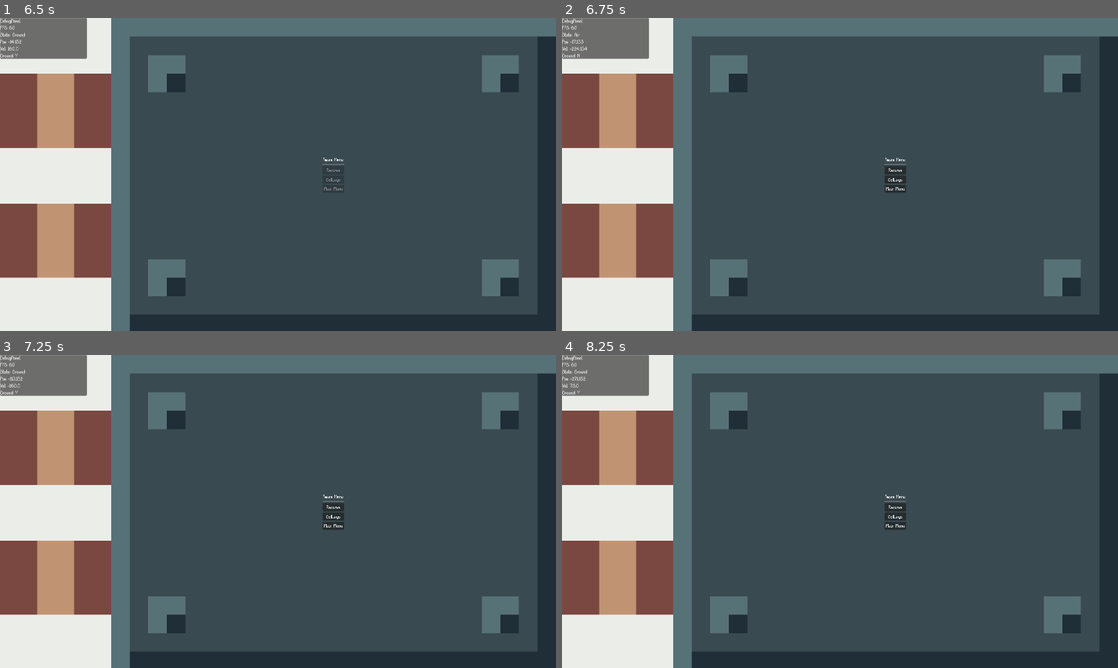
Above: before the commit, frames 1-4 (two rows, left to right).
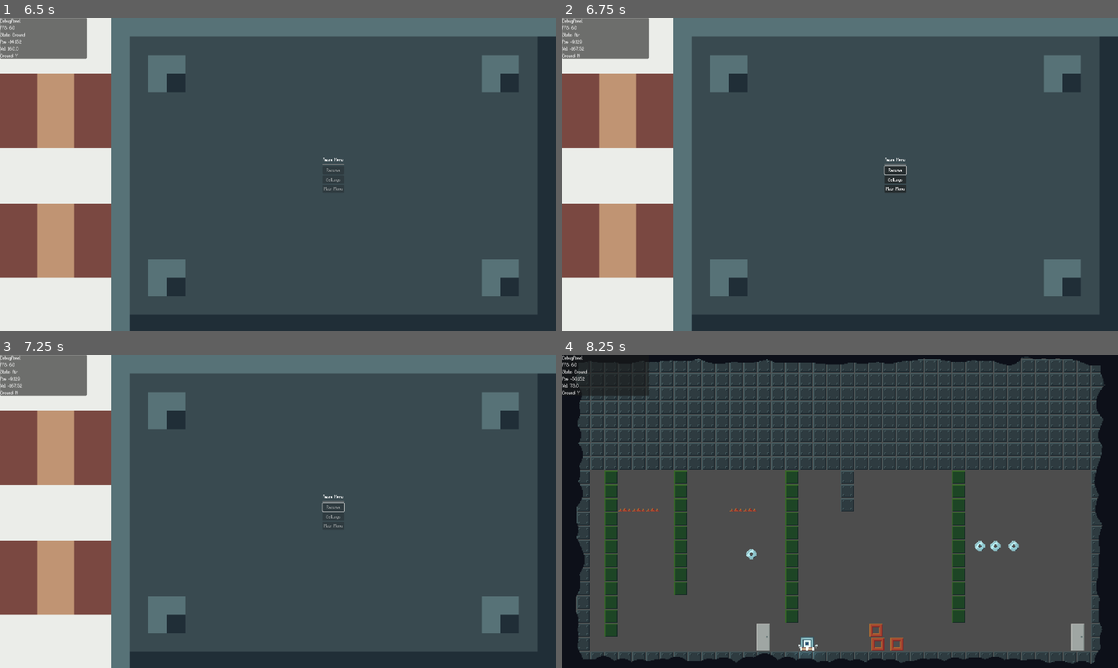
Above: after the commit, the same moments.

Repository: LeZellus/pistonprecision
Game: Godot game, scene res://scenes/worlds/MainScene.tscn
Two runs of this game, one before a commit and one after it. Both use one fixed random seed, a clock stepped at 60 frames per second and the inputs below.
Inputs:
- Up to frame 1 (6.5 s): click "Play" at 0.5 s; tap Enter at 1.25 s; hold D (move_right) 1.28-2.78 s; tap Space (jump) at 1.52, 2.27, 3.77, 4.52, 5.27 s; hold A (move_left) 2.78-3.53 s; hold D (move_right) 3.53-5.03 s; tap Escape (ui_cancel) at 4.9 s; hold A (move_left) 5.03-5.78 s; hold D (move_right) from 5.78 s (still down)
- Up to frame 2 (6.75 s): tap Space (jump) at 6.5 s; release D (move_right) at 6.53 s; hold A (move_left) from 6.53 s (still down)
- Up to frame 3 (7.25 s): keep holding A (move_left); tap Space (jump) at 6.77 s
- Up to frame 4 (8.25 s): tap Space (jump) at 7.52 s; release A (move_left) at 8.03 s; hold D (move_right) from 8.03 s (still down)

Frame 1 is identical in both runs. In frame 2, less than 0.1% of the frame differs, in the area x 1-62%, y 6-51%; in frame 3, 0.1%; in frame 4, 42%, in the area x 0-100%, y 0-100%.

Commit message:
improve pause menu

Diff:
--- a/scripts/core/game/GameLevel.gd
+++ b/scripts/core/game/GameLevel.gd
@@ -1,4 +1,4 @@
-# scripts/core/game/GameLevel.gd - VERSION COMPLÈTE SANS RÉCURSION
+# scripts/core/game/GameLevel.gd - CORRECTION INPUT PAUSE
 extends Node2D
 
 @export var starting_world: WorldData
@@ -13,6 +13,9 @@
 var game_started: bool = false
 
 func _ready():
+	# CRITIQUE: Process toujours pour gérer les inputs même en pause
+	process_mode = Node.PROCESS_MODE_ALWAYS
+
 	# Connecter les signaux des menus
 	if main_menu:
 		main_menu.play_requested.connect(_start_game)
@@ -22,44 +25,51 @@
 		settings_menu.back_requested.connect(_show_main_menu)
 
 	if pause_menu:
-		# 🔧 CONNEXION UNIQUE - pas de récursion
 		pause_menu.resume_requested.connect(_on_pause_resume_requested)
 		pause_menu.settings_requested.connect(_show_settings_from_pause)
 		pause_menu.menu_requested.connect(_return_to_main_menu)
 
 	_show_main_menu()
 
-func _input(event):
-	# Échap pendant le jeu = pause
-	if event.is_action_pressed("ui_cancel") and game_started and not _any_menu_visible():
-		_pause_game()
+func _unhandled_input(event):
+	# GESTION PAUSE/UNPAUSE avec Escape
+	if event.is_action_pressed("ui_cancel") and game_started:
 
-func _any_menu_visible() -> bool:
-	return (main_menu and main_menu.visible) or \
-		   (settings_menu and settings_menu.visible) or \
-		   (pause_menu and pause_menu.visible)
+		if get_tree().paused:
+			# Déjà en pause -> unpause
+			print("🔄 Unpause via Escape")
+			if pause_menu:
+				pause_menu.hide_pause()
+		else:
+			# Pas en pause -> pause
+			print("🔄 Pause via Escape")
+			_pause_game()
 
-# === GESTION PAUSE SANS RÉCURSION ===
+		# Marquer l'input comme traité
+		get_viewport().set_input_as_handled()
+
 func _pause_game():
+	"""Met le jeu en pause et affiche le menu"""
 	if not game_started:
 		return
 
+	print("🔄 GameLevel: Mise en pause du jeu")
+
+	if menu_layer:
+		menu_layer.visible = true
+
 	if pause_menu:
 		pause_menu.show_pause()
-		if menu_layer:
-			menu_layer.visible = true
 
 func _on_pause_resume_requested():
-	"""Appelé UNE SEULE FOIS par le signal du PauseMenu"""
+	"""Appelé quand le menu pause demande de reprendre"""
 	print("🔄 GameLevel: Resume demandé par PauseMenu")
 
-	# Cacher le menu layer si aucun autre menu visible
-	if not _any_menu_visible():
-		if menu_layer:
-			menu_layer.visible = false
+	# Cacher le menu layer
+	if menu_layer:
+		menu_layer.visible = false
 
-	# Le PauseMenu a déjà géré get_tree().paused = false
-
+# === RESTE DU CODE INCHANGÉ ===
 func _show_settings_from_pause():
 	if pause_menu:
 		pause_menu.visible = false
@@ -68,15 +78,12 @@
 
 func _return_to_main_menu():
 	if pause_menu:
-		pause_menu.hide_pause()  # Sans signal
+		pause_menu.hide_pause()
 	return_to_menu()
 
-# === DÉMARRAGE DU JEU ===
 func _start_game():
-	"""Démarre le jeu avec gestion des checkpoints"""
 	print("Démarrage du jeu...")
 	game_started = true
-
 	_hide_all_menus()
 
 	var game_manager = get_node_or_null("/root/GameManager")
@@ -88,11 +95,9 @@
 		push_error("Aucun monde de départ défini!")
 		return
 
-	# Vérifier s'il y a un checkpoint sauvegardé
 	if game_manager and game_manager.has_checkpoint():
 		var saved_room = game_manager.get_last_room_id()
 		var saved_door = game_manager.get_last_door_id()
-
 		print("GameLevel: Checkpoint trouvé! Spawn sur door '%s' dans room '%s'" % [saved_door, saved_room])
 		await _start_at_checkpoint(saved_room, saved_door)
 	else:
@@ -102,24 +107,19 @@
 	print("=== Jeu initialisé et prêt ===")
 
 func _start_at_checkpoint(room_id: String, door_id: String):
-	"""Démarre le jeu au checkpoint sauvegardé"""
 	await SceneManager.load_world_with_player(starting_world, room_id)
-
-	# Attendre que le joueur soit créé et la room chargée
 	await get_tree().process_frame
-
-	# Spawner sur la door spécifique
 	var scene_manager = get_node_or_null("/root/SceneManager")
 	if scene_manager:
 		await scene_manager._spawn_at_door(door_id)
 
 func _start_at_beginning():
-	"""Démarre le jeu normalement (nouveau jeu)"""
 	await SceneManager.load_world_with_player(starting_world, starting_room)
 
-# === GESTION DES MENUS ===
 func _show_main_menu():
 	game_started = false
+	get_tree().paused = false
+
 	if menu_layer:
 		menu_layer.visible = true
 	if main_menu:
@@ -153,6 +153,7 @@
 func return_to_menu():
 	print("Retour au menu...")
 	game_started = false
+	get_tree().paused = false
 
 	SceneManager.cleanup_world()
 
--- a/scripts/player/core/Player.gd
+++ b/scripts/player/core/Player.gd
@@ -1,4 +1,4 @@
-# scripts/player/Player.gd - VERSION CORRIGÉE
+# scripts/player/Player.gd - FIX PROCESS_MODE POUR PAUSE
 extends CharacterBody2D
 class_name Player
 
@@ -33,6 +33,9 @@
 var collectibles_count: int = 0
 
 func _ready():
+	# 🔧 CRITIQUE: Le joueur doit s'arrêter pendant la pause
+	process_mode = Node.PROCESS_MODE_PAUSABLE
+
 	camera = get_viewport().get_camera_2d()
 	_setup_handlers()
 	_setup_core_systems()
@@ -47,6 +50,10 @@
 	add_child(action_handler)
 	add_child(death_handler)
 
+	# 🔧 S'assurer que les handlers s'arrêtent aussi pendant la pause
+	action_handler.process_mode = Node.PROCESS_MODE_PAUSABLE
+	death_handler.process_mode = Node.PROCESS_MODE_PAUSABLE
+
 	# Les configurer
 	action_handler.setup(self)
 	death_handler.setup(self)
@@ -59,12 +66,19 @@
 	add_child(detection_system)
 	add_child(physics_component)
 
+	# 🔧 S'assurer que ces systèmes s'arrêtent aussi pendant la pause
+	detection_system.process_mode = Node.PROCESS_MODE_PAUSABLE
+	physics_component.process_mode = Node.PROCESS_MODE_PAUSABLE
+
 	# Système de mouvement unifié
 	movement_system = MovementSystem.new(self)
 	movement_system.add_component(JumpComponent.new(self))
 	movement_system.add_component(WallSlideComponent.new(self))
 	movement_system.add_component(DashComponent.new(self))
 	add_child(movement_system)
+
+	# 🔧 Le système de mouvement aussi doit s'arrêter
+	movement_system.process_mode = Node.PROCESS_MODE_PAUSABLE
 
 # === GAME LOOP ALLÉGÉ ===
 func _process(delta: float):
--- a/scripts/ui/menus/PauseMenu.gd
+++ b/scripts/ui/menus/PauseMenu.gd
@@ -1,4 +1,4 @@
-# scripts/ui/menus/PauseMenu.gd - VERSION CORRIGÉE
+# scripts/ui/menus/PauseMenu.gd - PAUSE APRÈS ANIMATION
 extends Control
 
 signal resume_requested
@@ -17,7 +17,7 @@
 
 func _ready():
 	# IMPORTANT: Permettre le traitement pendant la pause
-	process_mode = Node.PROCESS_MODE_ALWAYS
+	process_mode = Node.PROCESS_MODE_WHEN_PAUSED
 
 	# Connecter les boutons avec vérification
 	if resume_button: resume_button.pressed.connect(_on_resume_pressed)
@@ -57,7 +57,7 @@
 
 # === MÉTHODES PUBLIQUES ===
 func show_pause():
-	"""Affiche le menu pause avec transition"""
+	"""Affiche le menu pause avec transition - PAUSE APRÈS"""
 	if is_transitioning:
 		return
 
@@ -66,20 +66,22 @@
 
 	if transition_manager:
 		is_transitioning = true
+		# 🔧 PAS DE PAUSE ICI - Elle se fera après l'animation
 		transition_manager.start_pause_transition()
 	else:
+		# Si pas de transition, pause immédiate
+		get_tree().paused = true
 		_complete_pause_show()
 
 func hide_pause():
-	"""Cache le menu pause"""
+	"""Cache le menu pause sans signal"""
 	visible = false
 	get_tree().paused = false
-	resume_requested.emit()
 
 # === TRANSITIONS ===
 func _start_resume_transition():
 	if not transition_manager:
-		hide_pause()
+		_resume_game()
 		return
 
 	_disable_buttons()
@@ -87,19 +89,31 @@
 	transition_manager.start_resume_transition()
 
 func _on_pause_transition_complete():
-	print("✅ Animation pause terminée - menu actif")
+	"""Appelé APRÈS que le piston soit en place"""
+	print("✅ Animation pause terminée - PAUSE MAINTENANT")
 	is_transitioning = false
+
+	# 🔧 PAUSE ICI, après l'animation
+	get_tree().paused = true
 	_complete_pause_show()
 
 func _on_resume_transition_complete():
 	print("✅ Animation reprise terminée")
 	is_transitioning = false
-	hide_pause()
+	_resume_game()
 
 func _complete_pause_show():
-	"""Active les boutons et pause le jeu"""
+	"""Active les boutons"""
 	_enable_buttons()
-	get_tree().paused = true
+	# Focus automatique sur le premier bouton
+	if resume_button:
+		resume_button.grab_focus()
+
+func _resume_game():
+	"""Reprend le jeu et émet le signal"""
+	visible = false
+	get_tree().paused = false
+	resume_requested.emit()
 
 # === UTILITAIRES ===
 func _disable_buttons():
--- a/scripts/ui/transitions/PauseTransitionManager.gd
+++ b/scripts/ui/transitions/PauseTransitionManager.gd
@@ -1,4 +1,4 @@
-# scripts/ui/transitions/PauseTransitionManager.gd - VERSION CORRIGÉE
+# scripts/ui/transitions/PauseTransitionManager.gd - FIX TWEENS PENDANT PAUSE
 extends CanvasLayer
 
 # === RÉFÉRENCES AUX SPRITES (directes) ===
@@ -31,7 +31,7 @@
 
 func _ready():
 	# IMPORTANT: Process pendant la pause
-	process_mode = Node.PROCESS_MODE_ALWAYS
+	process_mode = Node.PROCESS_MODE_WHEN_PAUSED
 	_init_sprites()
 
 func _init_sprites():
@@ -68,6 +68,8 @@
 
 func _animate_pause_fall():
 	current_tween = create_tween()
+	# 🔧 CRITIQUE: Permettre au tween de fonctionner pendant la pause
+	current_tween.set_pause_mode(Tween.TWEEN_PAUSE_PROCESS)
 
 	# Rocher tombe
 	var final_rock_y = SCREEN_HEIGHT / 2
@@ -75,17 +77,19 @@
 		.set_ease(Tween.EASE_IN).set_trans(Tween.TRANS_QUART)
 	current_tween.tween_callback(func(): AudioManager.play_sfx("ui/transition/impact", 0.8))
 
-	# Piston arrive
-	get_tree().create_timer(PISTON_DELAY).timeout.connect(_animate_piston_arrival)
+	# Piston arrive - 🔧 TIMER QUI FONCTIONNE PENDANT LA PAUSE
+	get_tree().create_timer(PISTON_DELAY, false).timeout.connect(_animate_piston_arrival)
 
 	# Fin
 	var total_time = ROCK_FALL_TIME + PISTON_SLIDE_TIME + PISTON_DELAY
-	get_tree().create_timer(total_time).timeout.connect(_on_pause_sequence_complete)
+	get_tree().create_timer(total_time, false).timeout.connect(_on_pause_sequence_complete)
 
 func _animate_piston_arrival():
 	var final_piston_x = _calculate_piston_position_left()
 
 	var piston_tween = create_tween()
+	# 🔧 CRITIQUE: Ce tween aussi doit fonctionner pendant la pause
+	piston_tween.set_pause_mode(Tween.TWEEN_PAUSE_PROCESS)
 	piston_tween.tween_property(piston_sprite, "position:x", final_piston_x, PISTON_SLIDE_TIME)\
 		.set_ease(Tween.EASE_OUT).set_trans(Tween.TRANS_QUART)
 
@@ -114,6 +118,9 @@
 
 func _animate_crush_sequence():
 	var crush_tween = create_tween()
+	# 🔧 CRITIQUE: Ce tween aussi doit fonctionner pendant la pause
+	crush_tween.set_pause_mode(Tween.TWEEN_PAUSE_PROCESS)
+
 	var current_piston_x = piston_sprite.position.x
 	var recoil_position = current_piston_x - 100
 	var final_exit_piston = -PISTON_SIZE.x
